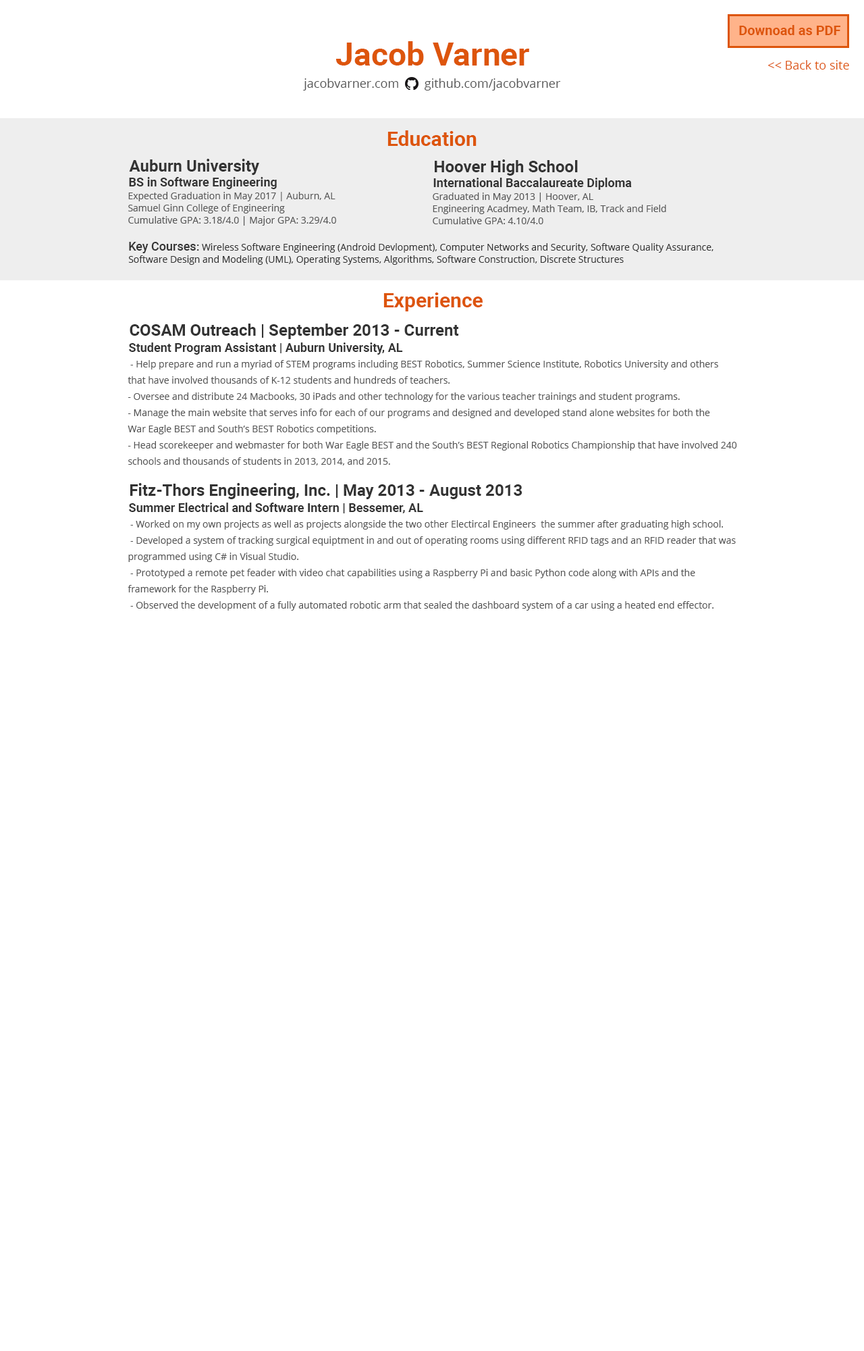
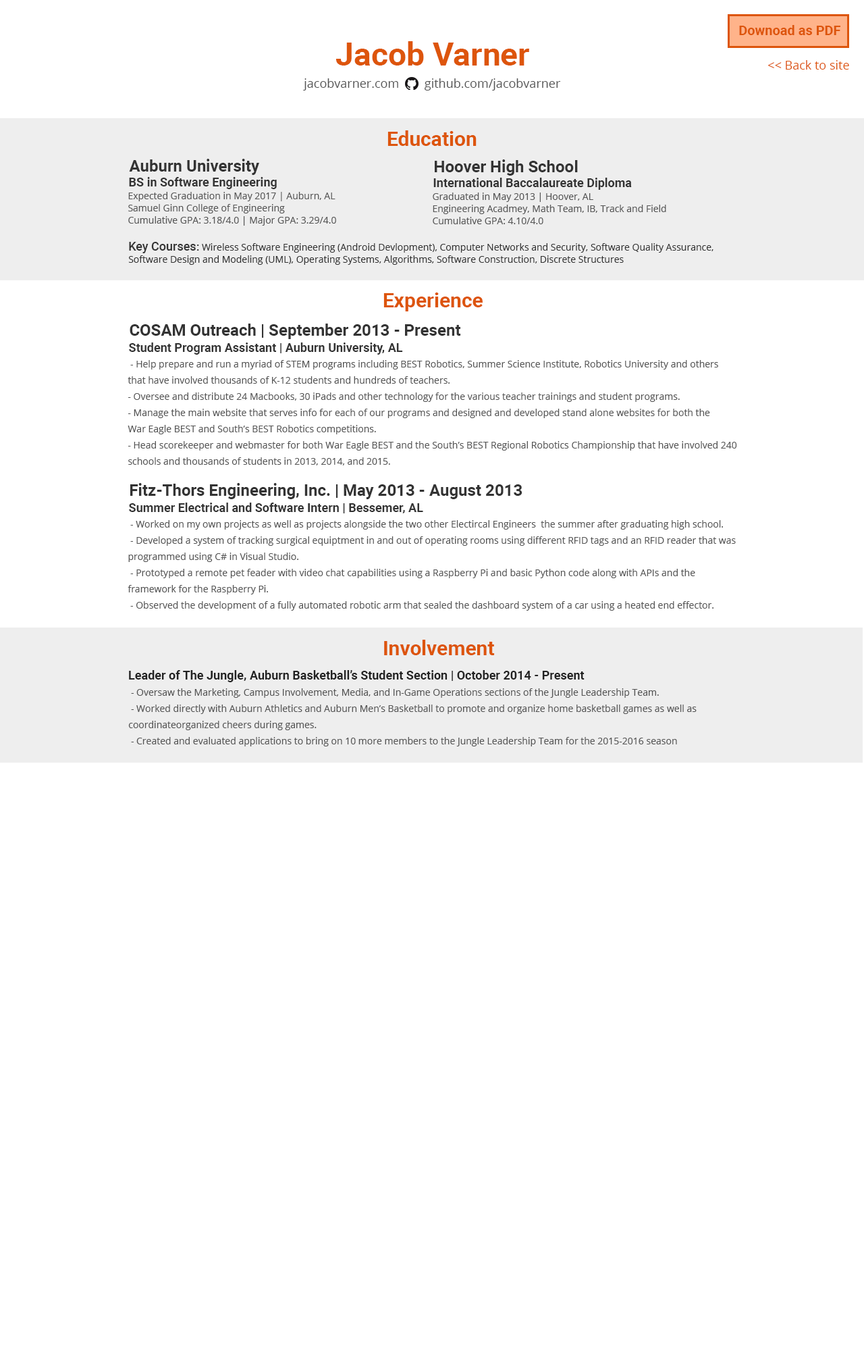
Two versions of the same layered image (w=864, h=1351). Layer-by-layer changes:
added layer "- Oversaw the Marketing, Campus Involvement, Media, and In-Gam" above "Leader of The Jungle, Auburn Basketball’s Student Section | Oct" over [128, 688, 697, 747]
added layer "Leader of The Jungle, Auburn Basketball’s Student Section | Oct" above "Involvement" over [128, 669, 585, 683]
added layer "Involvement" above "Rectangle 5" over [384, 639, 496, 656]
added layer "Rectangle 5" above "Experience" over [0, 627, 864, 763]
renamed "COSAM Outreach | September 2013 - Current" to "COSAM Outreach | September 2013 - Present", painted on it over [404, 324, 462, 336]
